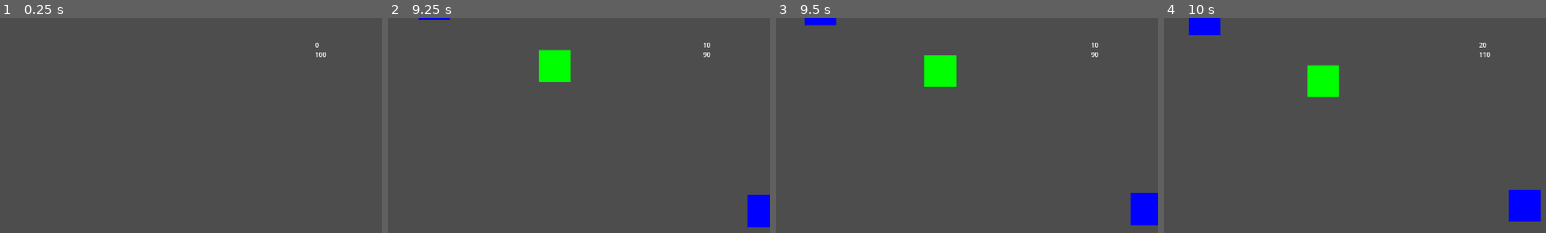
Above: before the commit, frames 1-4 (left to right).
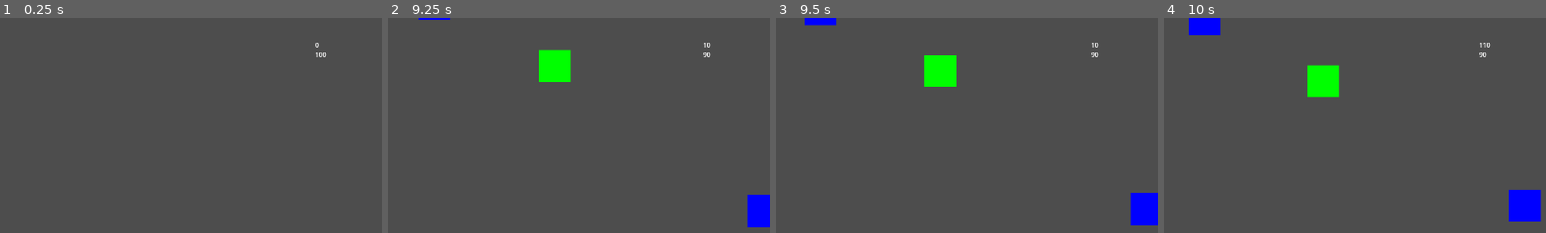
Above: after the commit, the same moments.

Repository: vitorjusto/Robot-Hospital-Rush
Game: Godot game, scene res://Scenes/Main.tscn
Same seed, same stepped clock (60 frames per second), same inputs: the game is played once before the commit and once after it.
Inputs:
- Up to frame 1 (0.25 s): no input
- Up to frame 2 (9.25 s): tap Enter at 0.5, 2, 5.75 s; hold Right (Right) 0.53-2.03 s; tap Space (Shoot) at 0.6, 1.25, 1.35, 2.1, 2.85, 3.5, 3.6, 4.35, 5.1, 5.85, 6.6, 7.35, 8.1, 8.85 s; hold Left (Left) 2.03-2.78 s; hold Right (Right) 2.78-4.28 s; hold Left (Left) 4.28-5.03 s; hold Right (Right) 5.03-5.78 s; hold Left (Left) 5.78-7.28 s; hold Right (Right) from 7.28 s (still down)
- Up to frame 3 (9.5 s): keep holding Right (Right)
- Up to frame 4 (10 s): release Right (Right) at 9.53 s; hold Left (Left) from 9.53 s (still down); tap Space (Shoot) at 9.6 s
The pictures show only the part of the screen within x 50-100%, y 0-50%; the shares and areas given below are measured in that part.

Frames 1-3 are identical in both runs. In frame 4, 0.1% of the frame differs, in the area x 82-86%, y 11-19%.

Commit message:
create more power ups

Diff:
--- a/Scenes/Main.tscn
+++ b/Scenes/Main.tscn
@@ -67,13 +67,19 @@
 corner_detail = 5
 
 [sub_resource type="RectangleShape2D" id="RectangleShape2D_kln2b"]
-size = Vector2(1076, 64)
+size = Vector2(1528, 64)
+
+[sub_resource type="RectangleShape2D" id="RectangleShape2D_pbw6q"]
+size = Vector2(1528, 64)
+
+[sub_resource type="RectangleShape2D" id="RectangleShape2D_v1gob"]
+size = Vector2(60, 1864)
 
 [sub_resource type="RectangleShape2D" id="RectangleShape2D_rgh2o"]
-size = Vector2(1791.75, 47)
+size = Vector2(2672, 47)
 
 [sub_resource type="RectangleShape2D" id="RectangleShape2D_idj7w"]
-size = Vector2(1082.0001, 65)
+size = Vector2(1420, 65)
 
 [node name="Main" type="Node2D"]
 
@@ -206,23 +212,38 @@
 [node name="StaticBody2D" type="StaticBody2D" parent="."]
 
 [node name="CollisionShape2D" type="CollisionShape2D" parent="StaticBody2D"]
-position = Vector2(32, 537)
+position = Vector2(32.000004, 476)
 rotation = 1.5707964
 shape = SubResource("RectangleShape2D_kln2b")
 one_way_collision = true
+
+[node name="CollisionShape2D5" type="CollisionShape2D" parent="StaticBody2D"]
+position = Vector2(-344, 472)
+rotation = 1.5707964
+shape = SubResource("RectangleShape2D_pbw6q")
+
+[node name="CollisionShape2D6" type="CollisionShape2D" parent="StaticBody2D"]
+position = Vector2(2232, 312)
+rotation = 1.5707964
+shape = SubResource("RectangleShape2D_pbw6q")
+
+[node name="CollisionShape2D7" type="CollisionShape2D" parent="StaticBody2D"]
+position = Vector2(931.99994, -274.00006)
+rotation = 1.5707964
+shape = SubResource("RectangleShape2D_v1gob")
 
 [node name="CollisionShape2D3" type="CollisionShape2D" parent="StaticBody2D"]
 position = Vector2(960.125, 903.5)
 shape = SubResource("RectangleShape2D_rgh2o")
 
 [node name="CollisionShape2D4" type="CollisionShape2D" parent="StaticBody2D"]
-position = Vector2(960, 24)
-rotation = 3.1415927
+position = Vector2(920, 23.99998)
+rotation = -3.1415925
 shape = SubResource("RectangleShape2D_rgh2o")
 one_way_collision = true
 
 [node name="CollisionShape2D2" type="CollisionShape2D" parent="StaticBody2D"]
-position = Vector2(1889, 543)
+position = Vector2(1889, 374.00003)
 rotation = -1.5707964
 shape = SubResource("RectangleShape2D_idj7w")
 one_way_collision = true
--- a/Script/Fixers/shootProjectile.gd
+++ b/Script/Fixers/shootProjectile.gd
@@ -5,10 +5,12 @@
 var speed = 2200
 var score = 0
 var scoreModifier = 1
+var hitSomething = false
 
 var fixersHolding : Array[fixer]
 @onready var col : CollisionShape2D = get_node("CollisionShape2D")
 @onready var hud : Hud = get_tree().root.get_node("/root/Main/hud")
+@onready var manager : fixersManager = get_tree().root.get_node("/root/Main/FixersManager")
 
 func _physics_process(delta: float) -> void:
 	if not active:
@@ -97,10 +99,16 @@
 	col.disabled = not value
 	score = 0
 	scoreModifier = 1
+	hitSomething = false
 
 func onScreenExited() -> void:
 	for f in fixersHolding:
 		f.setActive(false)
+
+	if hitSomething:
+		manager.streak += 1
+	else:
+		manager.streak = 1
 
 	fixersHolding.clear()
 	setActive(false)
@@ -109,5 +117,6 @@
 func onRobotDetected(body: Node2D) -> void:
 	var robot : Robot = body
 	robot.defeat()
-	score += 10 * scoreModifier
+	score += 10 * scoreModifier * manager.streak
 	hud.add_score(score)
+	hitSomething = true
--- a/Script/Manager/fixersManager.gd
+++ b/Script/Manager/fixersManager.gd
@@ -5,6 +5,7 @@
 @onready var projFixerScene : PackedScene = load("res://Scenes/Fixers/ShootProjectile.tscn")
 
 var scoreFrenzyTimer = 0
+var streak = 1
 
 func _ready() -> void:
 	for i in range(0, 10):
--- a/Script/powerUp/powerUp.gd
+++ b/Script/powerUp/powerUp.gd
@@ -1,6 +1,6 @@
 extends Area2D
 
-enum EPOWERUPTYPE{ TimerUp, ScoreMult, ScoreFrenzy}
+enum EPOWERUPTYPE{ TimerUp, ScoreMult, ScoreFrenzy, SuperTimerUp, SuperScoreMult}
 enum ESTATE{ Idle, Running}
 @export var Type : EPOWERUPTYPE
 @onready var hud : Hud = get_tree().root.get_node("/root/Main/hud")
@@ -36,7 +36,7 @@
 		position = rightAnchor.position
 		speed = -400
 
-	var rng = randi_range(0, 2)
+	var rng = randi_range(0, 4)
 
 	if rng == 0:
 		Type = EPOWERUPTYPE.TimerUp
@@ -44,6 +44,10 @@
 		Type = EPOWERUPTYPE.ScoreMult
 	elif rng == 2:
 		Type = EPOWERUPTYPE.ScoreFrenzy
+	elif rng == 0:
+		Type = EPOWERUPTYPE.SuperTimerUp
+	elif rng == 1:
+		Type = EPOWERUPTYPE.SuperScoreMult
 
 
 func set_idle_state():
@@ -54,10 +58,17 @@
 
 func _on_area_entered(area: Area2D) -> void:
 	if Type == EPOWERUPTYPE.TimerUp:
-		hud.add_timer(20)
-	if Type == EPOWERUPTYPE.ScoreMult:
+		hud.add_timer(50)
+	elif Type == EPOWERUPTYPE.ScoreMult:
 		var proj : ShootProjectile = area
-		proj.scoreModifier = 5
-	if Type == EPOWERUPTYPE.ScoreFrenzy:
+		proj.scoreModifier = 10
+	elif Type == EPOWERUPTYPE.ScoreFrenzy:
 		manager.scoreFrenzyTimer = 10
+	elif Type == EPOWERUPTYPE.ScoreFrenzy:
+		manager.scoreFrenzyTimer = 10
+	elif Type == EPOWERUPTYPE.SuperTimerUp:
+		hud.add_timer(100)
+	elif Type == EPOWERUPTYPE.SuperScoreMult:
+		var proj : ShootProjectile = area
+		proj.scoreModifier = 20
 	set_idle_state()
Not shown: 1 places in Scenes/Main.tscn that only renumber resources
